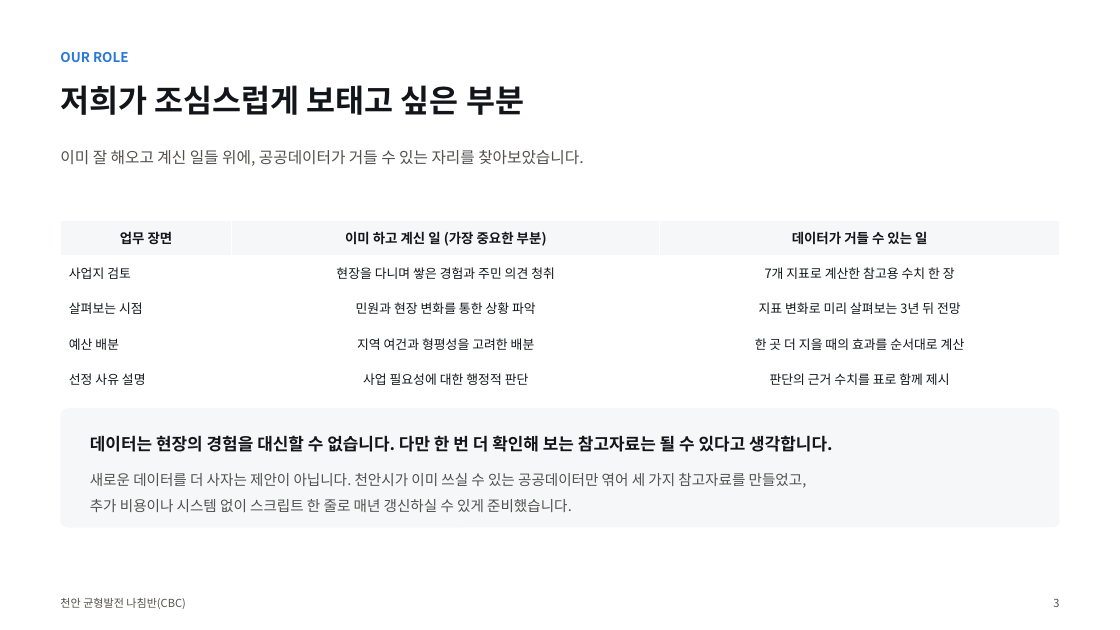
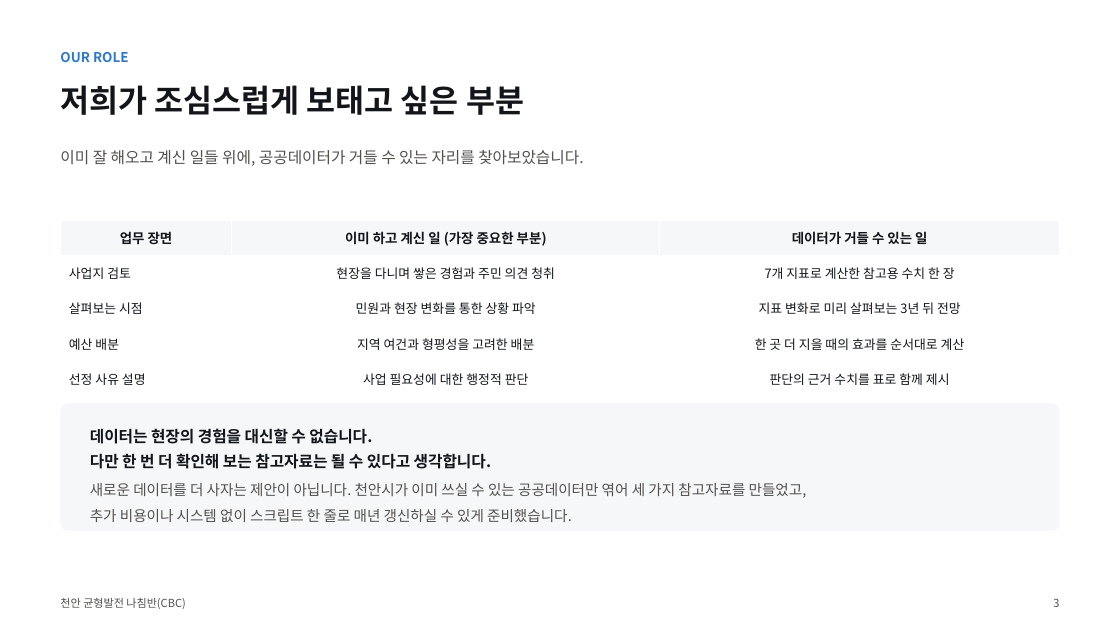
Before and after one commit to BioCode67/2026-AI-, a slide deck: slide 4 of deliverables/기획서_천안균형발전나침반_CBC.pptx. Drawn at 1120x630 pixels with LibreOffice and Linux fonts; fonts in the diff are those of the drawing. Boxes give left, top, right and bottom in pixels: in the first picture for what was removed or moved away, otherwise in the second. Text is boxed around its words. In the diff, an @@ line names an element or a change of style, - is before the commit and + after.

```diff
--- a/deliverables/기획서_천안균형발전나침반_CBC.pptx
+++ b/deliverables/기획서_천안균형발전나침반_CBC.pptx
@@ rounded rectangle: place and size @@
-rounded rectangle at [60, 408, 1060, 528]
+rounded rectangle at [60, 403, 1060, 531]
@@ text at [90, 428, 491, 473]: text changed; size 14.5 to 13.5 pt @@
-데이터는 현장의 경험을 대신할 수 없습니다. 다만 한 번 더 확인해 보는 참고자료는 될 수 있다고 생각합니다.
+데이터는 현장의 경험을 대신할 수 없습니다.
+다만 한 번 더 확인해 보는 참고자료는 될 수 있다고 생각합니다.
@@ text "새로운 데이터를 더 사자는 제안이 ...": place and size @@
-text "새로운 데이터를 더 사자는 제안이 ..." at [90, 473, 807, 512]
+text "새로운 데이터를 더 사자는 제안이 ..." at [90, 483, 807, 522]
```
Also in this commit, not shown: 2 other slides changed, 5 other files.
